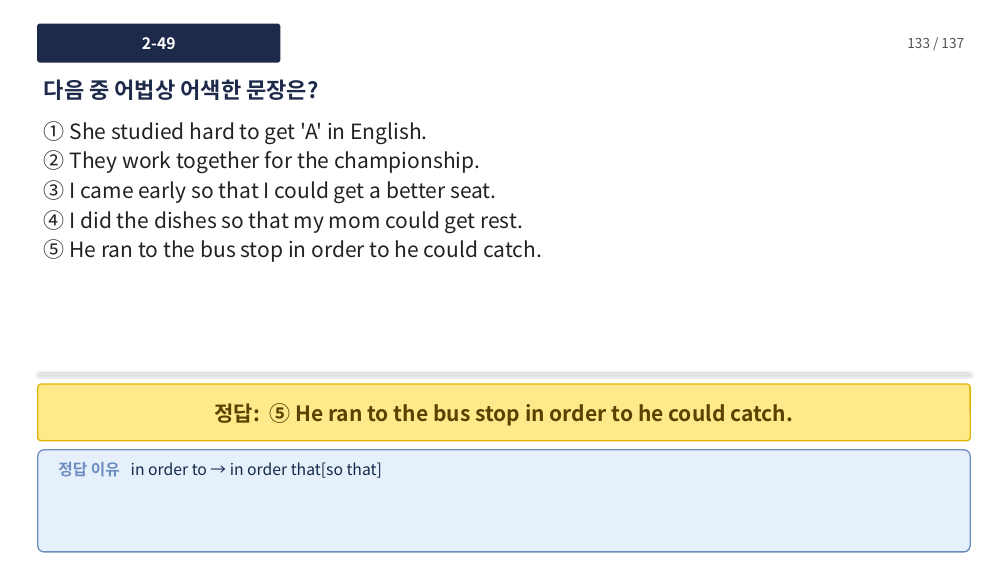
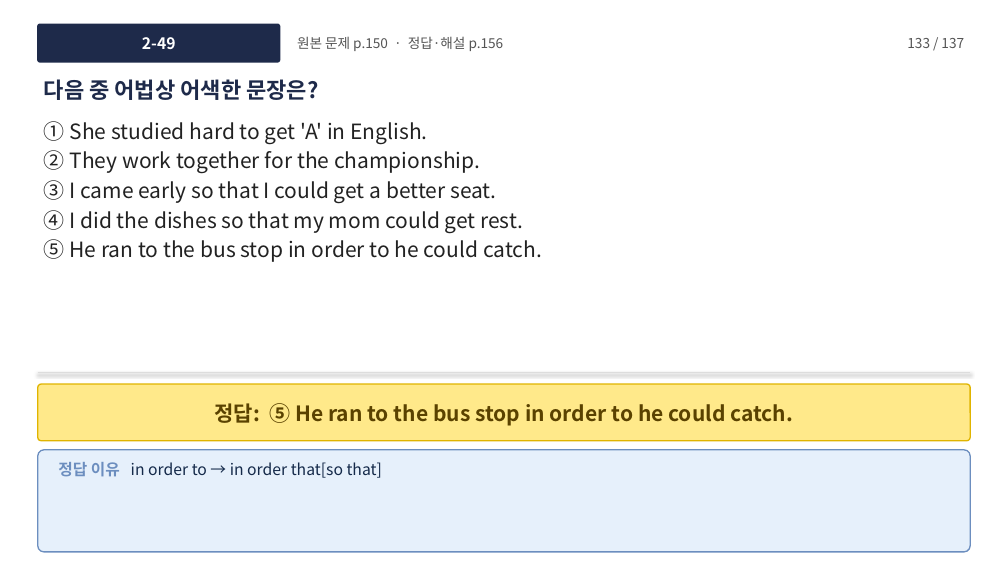
Before and after one commit to dtpman/dtpman, a slide deck: slide 134 of output/중3_Lesson7_GrammarBuildUp_객관식_수업PPT.pptx. Drawn at 1008x567 pixels with LibreOffice and Linux fonts; fonts in the diff are those of the drawing. Boxes give left, top, right and bottom in pixels: in the first picture for what was removed or moved away, otherwise in the second. Text is boxed around its words. In the diff, an @@ line names an element or a change of style, - is before the commit and + after.

```diff
--- a/output/중3_Lesson7_GrammarBuildUp_객관식_수업PPT.pptx
+++ b/output/중3_Lesson7_GrammarBuildUp_객관식_수업PPT.pptx
@@ text added at (297, 37, 504, 51), 13 pt, text #555555 @@
+원본 문제 p.150 · 정답·해설 p.156
```
Also in this commit, not shown: 136 other slides changed, 1 other file.
